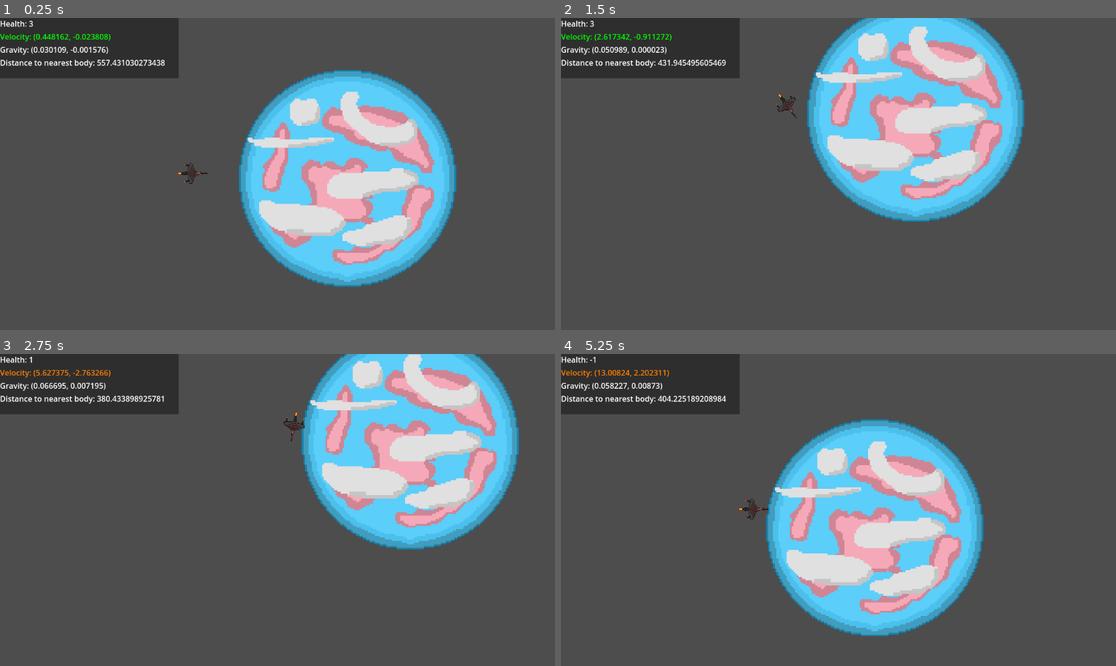
Above: before the commit, frames 1-4 (two rows, left to right).
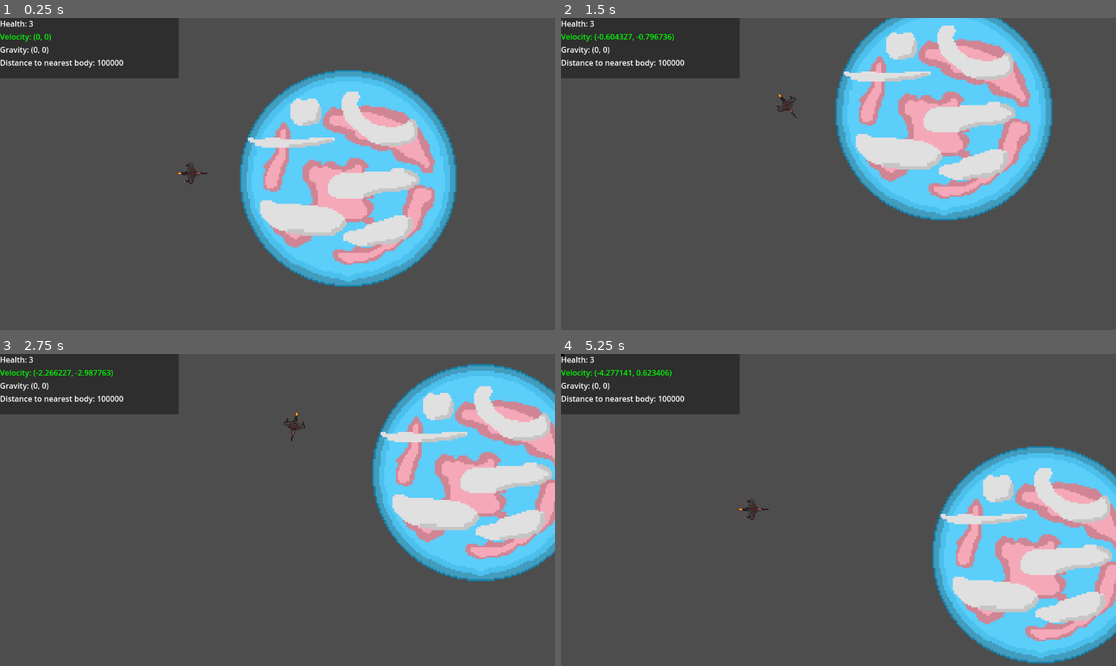
Above: after the commit, the same moments.

Repository: Lambda-Nabla/orbit-newton
Game: Godot game, scene res://scenes/player.tscn
Two runs of this game, one before a commit and one after it. Both use one fixed random seed, a clock stepped at 60 frames per second and the inputs below.
Inputs (mouse positions are in pixels of both pictures, inside the frame that each line leads up to):
- Up to frame 1 (0.25 s): no input
- Up to frame 2 (1.5 s): move the mouse to (960, 158) at 0.52 s; hold D (right) 0.53-1.28 s; click (960, 158) at 0.67 s; move the mouse to (727, 189) at 1.27 s; hold S (down) from 1.28 s (still down)
- Up to frame 3 (2.75 s): move the mouse to (333, 441) at 2.02 s; release S (down) at 2.03 s; hold D (right) from 2.03 s (still down)
- Up to frame 4 (5.25 s): move the mouse to (810, 572) at 2.77 s; release D (right) at 2.78 s; hold W (up) 2.78-3.53 s; click (810, 572) at 2.92 s; move the mouse to (1005, 556) at 3.52 s; hold A (left) 3.53-5.03 s; move the mouse to (672, 463) at 4.27 s; move the mouse to (866, 510) at 5.02 s; hold S (down) from 5.03 s (still down); click (866, 510) at 5.17 s

The runs differ from the first frame. In frame 1, 1.7% of the frame differs, in the area x 6-83%, y 5-87%; in frame 2, 19%; in frame 3, 26%; in frame 4, 38%, in the area x 0-100%, y 0-100%.
Error before the commit: Attempt to call function 'serve_minigame' in base 'null instance' on a null instance. (res://scripts/player.gd:74)

Commit message:
Add minigameServer singleton

Diff:
--- a/project.godot
+++ b/project.godot
@@ -14,6 +14,10 @@
 run/main_scene="res://scenes/player.tscn"
 config/features=PackedStringArray("4.2", "Forward Plus")
 config/icon="res://icon.svg"
+
+[autoload]
+
+MinigameServer="*res://scenes/minigameServer.tscn"
 
 [input]
 
